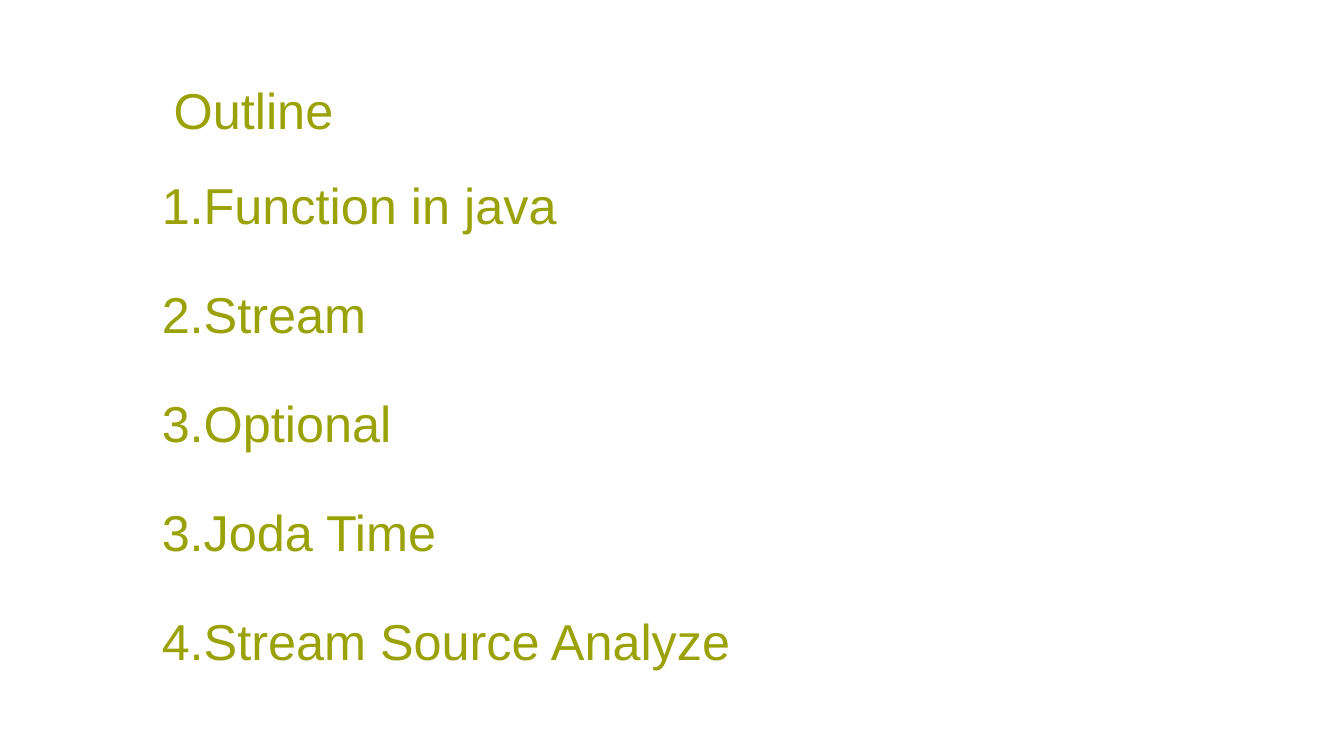
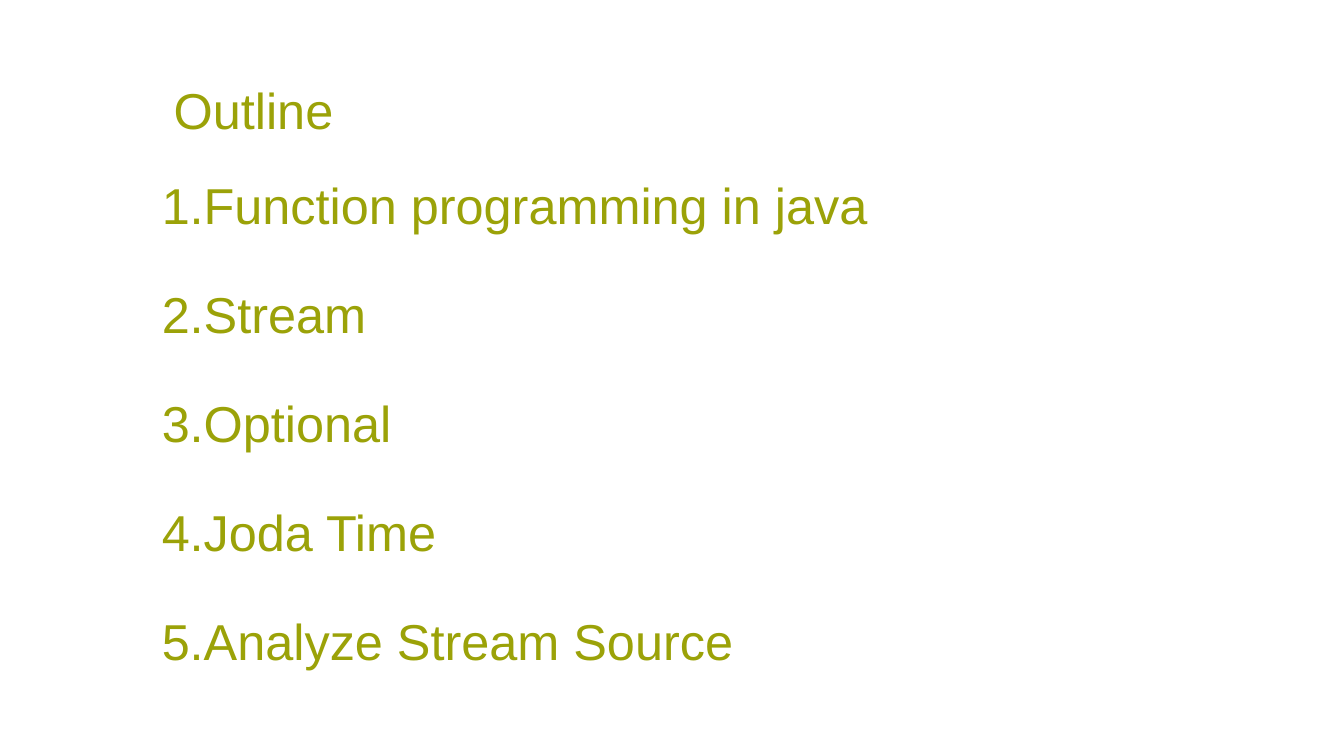
Before and after one commit to huiGod/other, a slide deck: slide 2 of java8.pptx. Drawn at 1344x756 pixels with LibreOffice and Linux fonts; fonts in the diff are those of the drawing; background and template pictures are left out. Boxes give left, top, right and bottom in pixels: in the first picture for what was removed or moved away, otherwise in the second. Text is boxed around its words. In the diff, an @@ line names an element or a change of style, - is before the commit and + after.

```diff
--- a/java8.pptx
+++ b/java8.pptx
@@ text at box(162, 187, 867, 234): text changed @@
-1.Function in java
+1.Function programming in java
@@ text at box(162, 514, 733, 670): text changed @@
-3.Joda Time
-4.Stream Source Analyze
+4.Joda Time
+5.Analyze Stream Source
```
Also in this commit, not shown: 11 other slides changed, 13 slides added, 14 slides removed, 2 other files.
